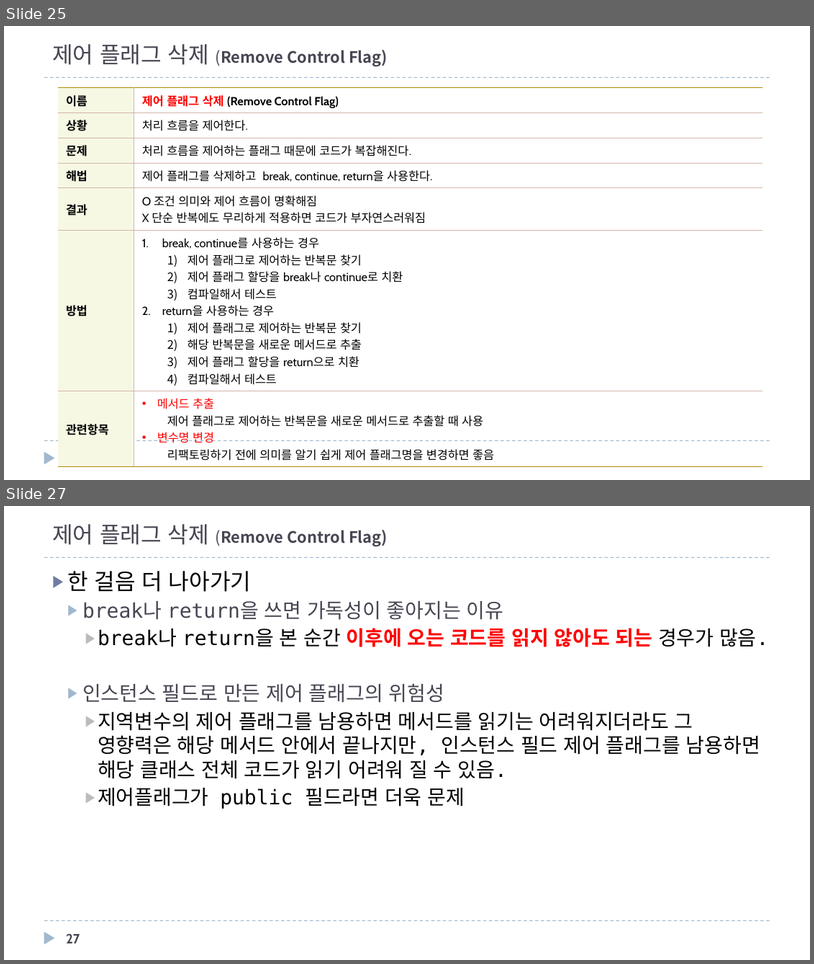
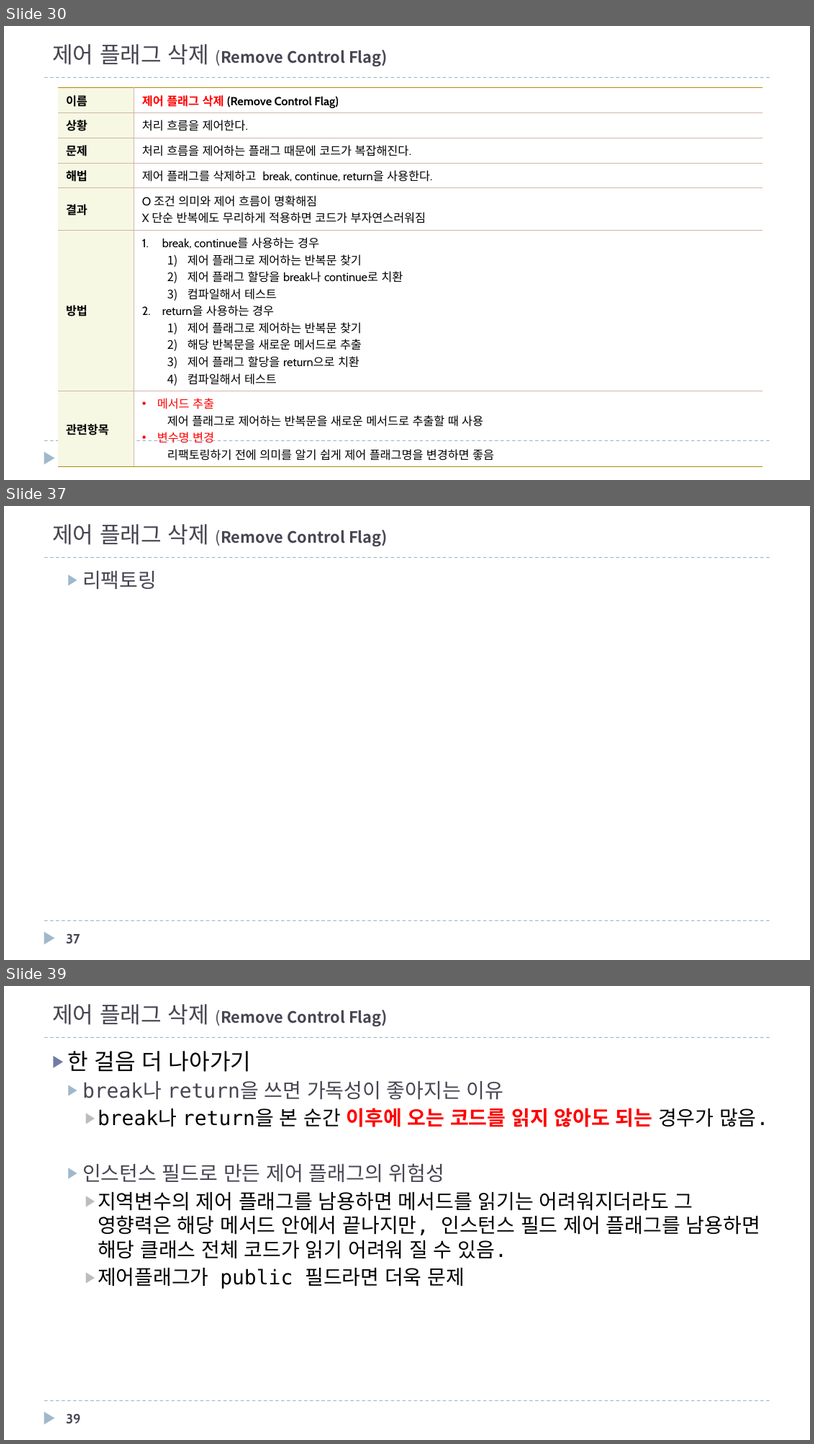
Before and after one commit to mkgungor/refactoring_java, a slide deck: ppt/자바로 배우는 리팩토링 입문.pptx. Shown one above the other, each under a label of ours: slides 25 and 27 before the commit, slides 30, 37 and 39 after it; the slides between them are not shown. The pictures are 814x964 and 814x1444 pixels, drawn with LibreOffice and Linux fonts; fonts in the diff are those of the drawing. Boxes give left, top, right and bottom in pixels: in the first picture for what was removed or moved away, otherwise in the second. Text is boxed around its words. In the diff, an @@ line names an element or a change of style, - is before the commit and + after.

```diff
--- a/ppt/자바로 배우는 리팩토링 입문.pptx
+++ b/ppt/자바로 배우는 리팩토링 입문.pptx
@@ slide 37 added at (4, 506, 810, 960), background #FFFFFF; not listed: 3 template elements that a slide beside it also shows @@
@@ title added at (52, 524, 388, 547), 14 pt, text #464653, bold @@
+제어 플래그 삭제 (Remove Control Flag)
@@ text added at (82, 571, 157, 589), 18 pt, text #464653 @@
+  ▶ 리팩토링
@@ page number added at (66, 933, 80, 943), 12 pt, text #464653, bold @@
+37
@@ what was slide 25 is now slide 30 @@
@@ what was slide 27 is now slide 39 @@
@@ page number at (66, 1413, 81, 1423): text changed @@
-27
+39
```
Also in this commit, not shown: 7 slides changed, 11 other slides added, 5 other files.
